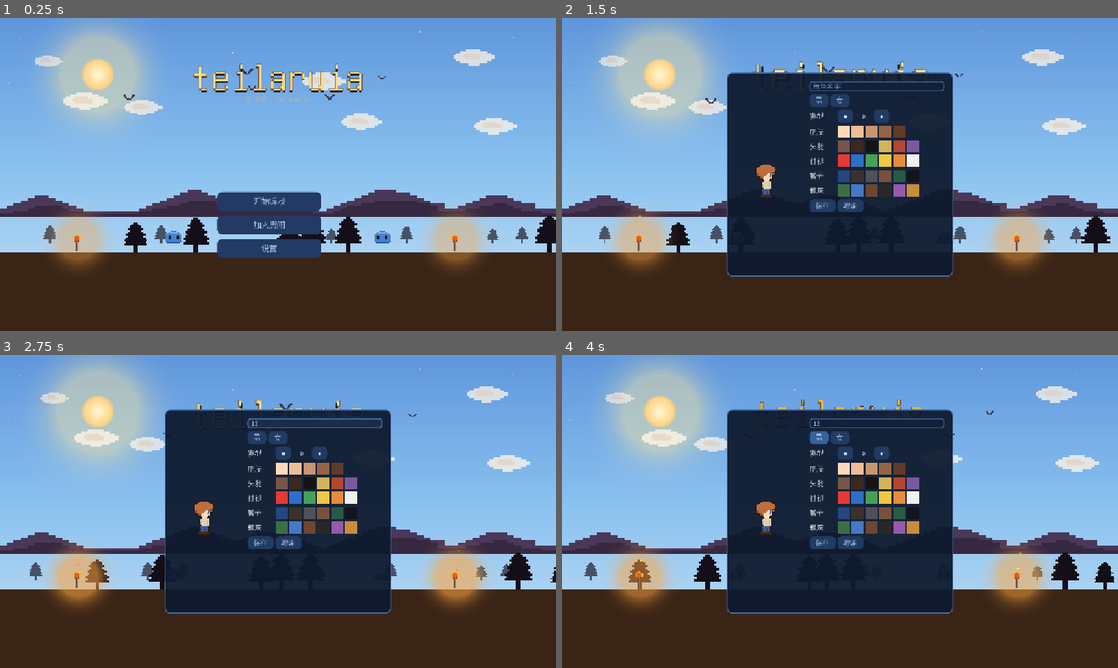
Above: before the commit, frames 1-4 (two rows, left to right).
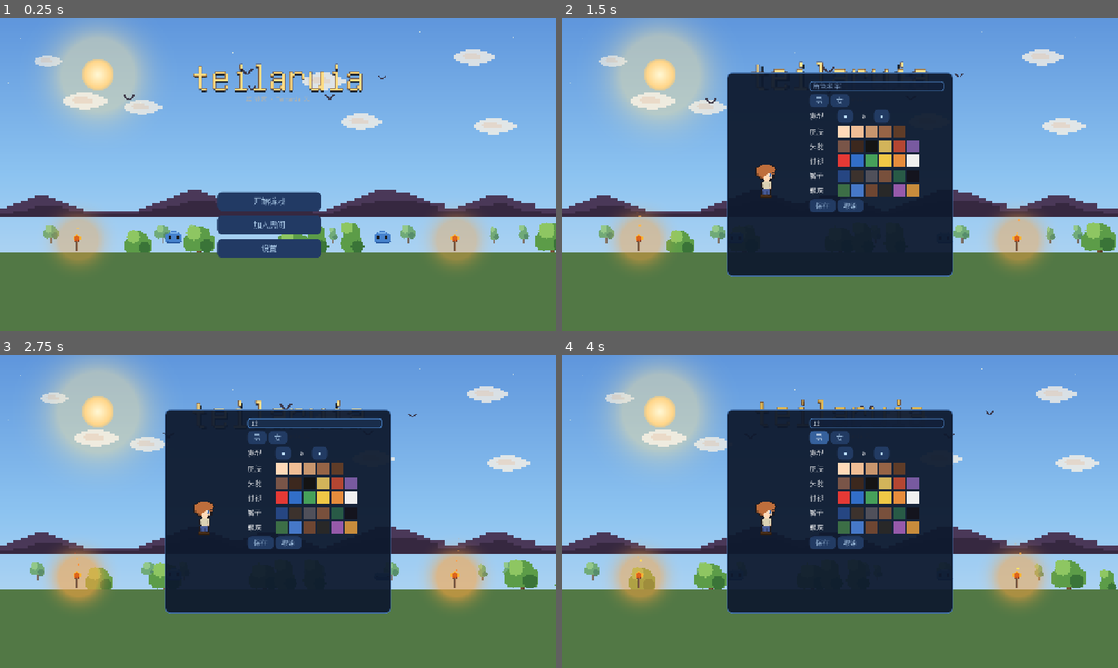
Above: after the commit, the same moments.

Repository: Nornttyy/tielaruia
Game: Godot game, scene res://scenes/main.tscn
Two runs of this game, one before a commit and one after it. Both use one fixed random seed, a clock stepped at 60 frames per second and the inputs below.
Inputs (mouse positions are in pixels of both pictures, inside the frame that each line leads up to):
- Up to frame 1 (0.25 s): no input
- Up to frame 2 (1.5 s): click "开始游戏" at 0.5 s; click "＋ 捏个新角色" at 1.25 s
- Up to frame 3 (2.75 s): click (316, 423) at 2.02 s; type "12" at 2.1 s
- Up to frame 4 (4 s): tap Enter at 2.75 s; move the mouse to (962, 495) at 2.77 s; hold D (move_right) 2.78-3.5 s; tap E (interact) at 2.85 s; click (962, 495) at 2.92 s; tap Space (jump) at 3.02, 3.32 s; click "男" at 3.5 s

The runs differ from the first frame. In frame 1, 27% of the frame differs, in the area x 0-100%, y 63-100%; in frame 2, 23%; in frame 3, 23%; in frame 4, 24%.

Commit message:
feat(menu): 森林重做 — 有叶子的绿树(树干+圆树冠+高光)替换黑三角, 草地, 两层视差滚动

Diff:
--- a/scenes/ui/main_menu.tscn
+++ b/scenes/ui/main_menu.tscn
@@ -27,7 +27,7 @@
 anchor_top = 0.75
 anchor_right = 1.0
 anchor_bottom = 1.0
-color = Color(0.227, 0.141, 0.086, 1)
+color = Color(0.32, 0.47, 0.27, 1)
 
 [node name="Clouds" type="Node2D" parent="BackgroundLayer"]
 
--- a/scripts/art/menu_scene_art.gd
+++ b/scripts/art/menu_scene_art.gd
@@ -108,6 +108,45 @@
 	return PixelArt.grid_to_texture(_BIRD_ROWS, _BIRD_PALETTE)
 
 
+static func _circle(img: Image, cx: float, cy: float, r: float, c: Color) -> void:
+	for y in range(int(cy - r), int(cy + r) + 1):
+		for x in range(int(cx - r), int(cx + r) + 1):
+			if Vector2(x - cx, y - cy).length() <= r:
+				if x >= 0 and y >= 0 and x < img.get_width() and y < img.get_height():
+					img.set_pixel(x, y, c)
+
+
+# 好看的森林树: 棕树干 + 圆树冠 (暖绿) + 左上高光 + 右下阴影. variant 0=圆胖, 1=高瘦双层.
+static func make_forest_tree(variant: int = 0) -> ImageTexture:
+	var w := 22
+	var h := 30
+	var img := Image.create(w, h, false, Image.FORMAT_RGBA8)
+	img.fill(Color(0, 0, 0, 0))
+	var cx: float = w / 2.0
+	var trunk := Color8(120, 82, 52)
+	var trunk_sh := Color8(92, 62, 40)
+	# 树干 (底部 ~9px, 3px 宽)
+	for y in range(h - 9, h):
+		img.set_pixel(int(cx) - 1, y, trunk)
+		img.set_pixel(int(cx), y, trunk)
+		img.set_pixel(int(cx) + 1, y, trunk_sh)
+	var g := Color8(92, 156, 72)       # 暖绿基
+	var hl := Color8(142, 198, 98)     # 受光高光
+	var sh := Color8(58, 116, 56)      # 阴影
+	if variant == 0:
+		_circle(img, cx, 13.0, 8.5, g)        # 主树冠
+		_circle(img, cx - 6, 16.0, 6.0, g)    # 左下鼓
+		_circle(img, cx + 6, 16.0, 6.0, g)    # 右下鼓
+		_circle(img, cx + 5, 18.0, 4.5, sh)   # 右下阴影
+		_circle(img, cx - 4, 9.0, 5.0, hl)    # 左上高光
+	else:
+		_circle(img, cx, 17.0, 7.0, g)        # 下层
+		_circle(img, cx, 9.5, 6.0, g)         # 上层
+		_circle(img, cx + 4, 19.0, 4.0, sh)
+		_circle(img, cx - 3, 6.5, 4.0, hl)
+	return ImageTexture.create_from_image(img)
+
+
 # 暖色太阳圆盘 (中心亮白黄 → 边缘暖橙, 边缘微软). 程序画圆比 ASCII 圆.
 static func make_sun(size: int = 30) -> ImageTexture:
 	var img := Image.create(size, size, false, Image.FORMAT_RGBA8)
--- a/scripts/ui/main_menu.gd
+++ b/scripts/ui/main_menu.gd
@@ -191,25 +191,30 @@
 	_hills.position = Vector2(0, VIEWPORT_SIZE.y * 0.55)
 
 
+const TREE_W := 22.0    # make_forest_tree 纹理宽
+const TREE_H := 30.0    # 纹理高 (树底贴地用)
+
+
 func _setup_trees() -> void:
-	# 移动森林: 远层 (小/慢/淡, 营造纵深) 先建 → 渲染在后; 近层 (大/快/实) 后建 → 在前.
-	var tree_tex = MenuSceneArt.make_tree()
+	# 移动森林: 远层 (小/慢/淡, 纵深) 先建在后; 近层 (大/快/实) 后建在前. 两种树形交替.
+	var t0 = MenuSceneArt.make_forest_tree(0)   # 圆胖
+	var t1 = MenuSceneArt.make_forest_tree(1)   # 高瘦
 	for i in TREE_FAR_COUNT:
-		_add_tree(tree_tex, randf() * (VIEWPORT_SIZE.x + 200.0) - 100.0,
-			randf_range(2.0, 2.9), randf_range(TREE_FAR_SPEED.x, TREE_FAR_SPEED.y), 0.65, 0.72)
+		_add_tree(t0 if i % 2 == 0 else t1, randf() * (VIEWPORT_SIZE.x + 200.0) - 100.0,
+			randf_range(1.3, 1.9), randf_range(TREE_FAR_SPEED.x, TREE_FAR_SPEED.y), 0.72, 0.72)
 	for i in TREE_NEAR_COUNT:
-		_add_tree(tree_tex, randf() * (VIEWPORT_SIZE.x + 200.0) - 100.0,
-			randf_range(3.8, 5.4), randf_range(TREE_NEAR_SPEED.x, TREE_NEAR_SPEED.y), 1.0, 0.75)
-
-
-# 加一棵树. ground_ratio: 树底所在 y 比例 (远树略高=更远); alpha: 远树淡显雾感.
+		_add_tree(t0 if i % 2 == 0 else t1, randf() * (VIEWPORT_SIZE.x + 200.0) - 100.0,
+			randf_range(2.4, 3.6), randf_range(TREE_NEAR_SPEED.x, TREE_NEAR_SPEED.y), 1.0, 0.78)
+
+
+# 加一棵树. ground_ratio: 树底 y 比例 (远树略高=更远); alpha: 远树淡显雾感.
 func _add_tree(tex: Texture2D, x: float, scale: float, speed: float, alpha: float, ground_ratio: float) -> void:
 	var s := Sprite2D.new()
 	s.texture = tex
 	s.centered = false
 	s.scale = Vector2(scale, scale)
 	s.modulate.a = alpha
-	s.position = Vector2(x, VIEWPORT_SIZE.y * ground_ratio - 16.0 * scale)
+	s.position = Vector2(x, VIEWPORT_SIZE.y * ground_ratio - TREE_H * scale)
 	_trees_root.add_child(s)
 	_tree_speeds.append(speed)
 
@@ -219,8 +224,7 @@
 	for i in _trees_root.get_child_count():
 		var t: Sprite2D = _trees_root.get_child(i)
 		t.position.x -= _tree_speeds[i] * delta
-		var tree_w: float = 12.0 * t.scale.x
-		if t.position.x < -tree_w:
+		if t.position.x < -TREE_W * t.scale.x:
 			t.position.x = VIEWPORT_SIZE.x + randf_range(20.0, 180.0)
 
 
